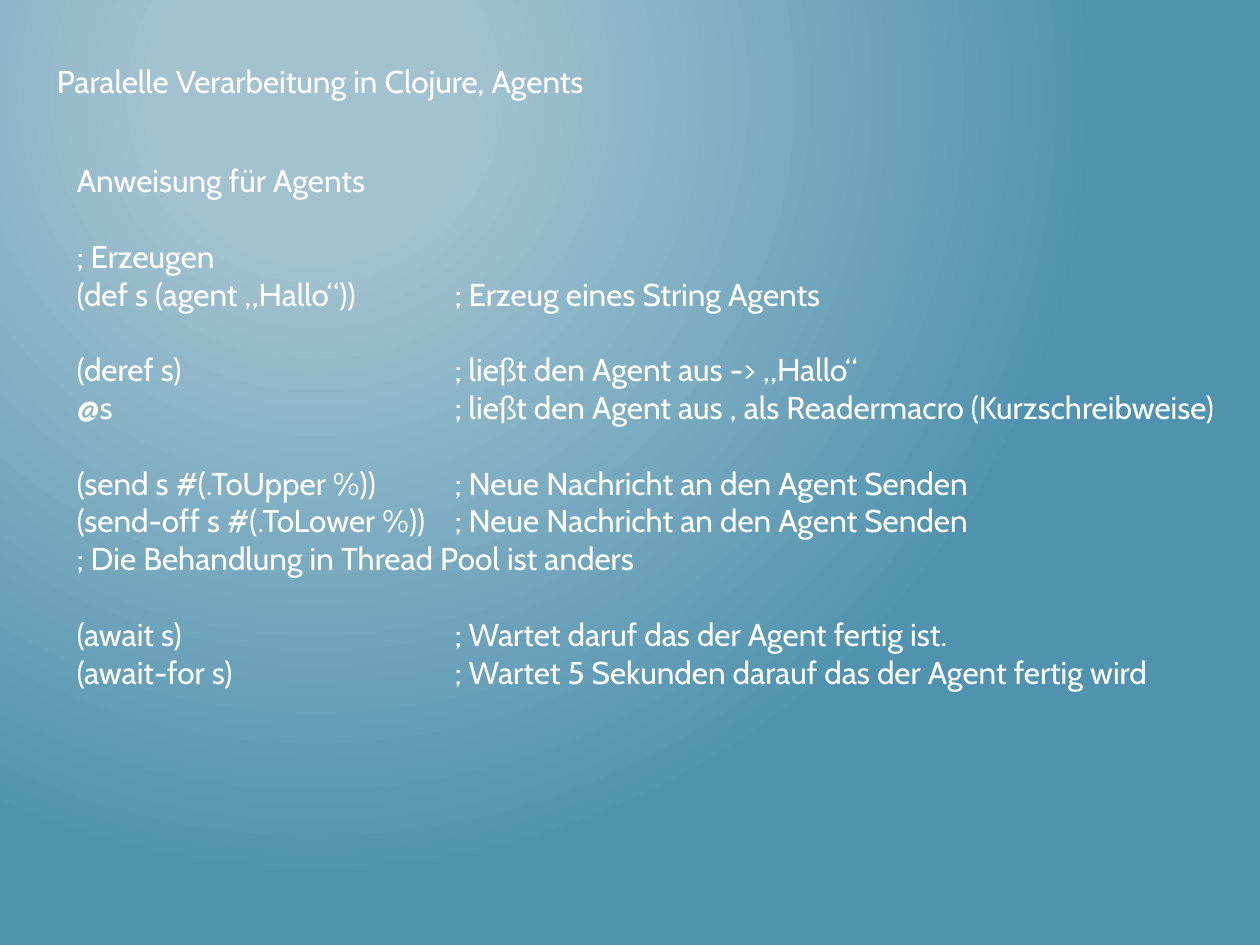
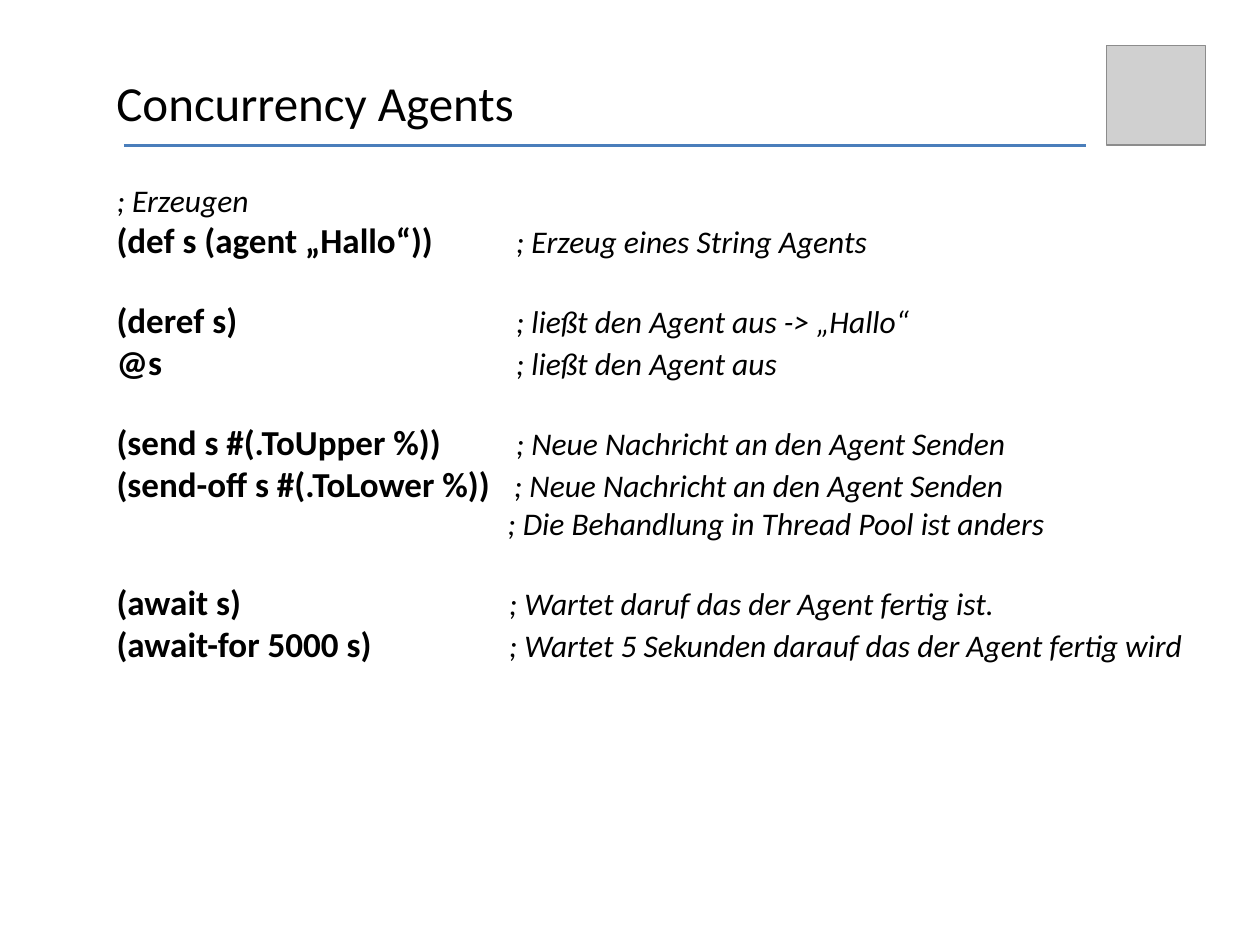
Before and after one commit to thomasschulte/ClojureUsergroupDemo, a slide deck: slide 24 of Clojure Vortrag .NET User Group.pptx (slide 30 before the commit). Drawn at 1260x945 pixels with LibreOffice and Linux fonts; fonts in the diff are those of the drawing; grey boxes stand for pictures. Boxes give left, top, right and bottom in pixels: in the first picture for what was removed or moved away, otherwise in the second. Text is boxed around its words. In the diff, an @@ line names an element or a change of style, - is before the commit and + after.

```diff
--- a/Clojure Vortrag .NET User Group.pptx
+++ b/Clojure Vortrag .NET User Group.pptx
@@ background gradient #A3C3D1 to #5194AF to #FFFFFF @@
@@ picture added at <box>1106,45,1206,145</box> @@
@@ text removed at <box>57,69,584,100</box> @@
-Paralelle Verarbeitung in Clojure, Agents
@@ text added at <box>116,89,514,130</box>, 28 pt, text #000000 @@
+Concurrency Agents
@@ line added from (123, 145) to (1086, 145), #4B7EBC 1.75 pt @@
@@ text at <box>77,168,365,199</box>: paragraph removed @@
-Anweisung für Agents
@@ text "; Erzeugen": place and size @@
-text "; Erzeugen" at <box>77,168,1214,691</box>
+text "; Erzeugen" at <box>117,191,1182,663</box>
@@ text at <box>117,191,1044,621</box>: font Cabin to Calibri, text colour #FFFFFF to #000000 in "; Erzeugen", "(def s (agent „Hallo“)) ; Erzeug eines ...", "(deref s) ; ließt den Agent aus ...", "(send s #(.ToUpper %)) ; Neue Nachricht ..." and 3 more places; italic on in "; Erzeugen", "; Erzeug eines String Agents", "; ließt den Agent aus -> „Hallo“", "; Neue Nachricht an den Agent Senden" and 3 more places; size 18 to 20 pt, bold on in "(def s (agent „Hallo“))", "(deref s)", "(send s #(.ToUpper %))", "(send-off s #(.ToLower %))" and 1 more places @@
@@ text at <box>531,353,777,381</box>: text changed; font Cabin to Calibri; text colour #FFFFFF to #000000; italic on @@
-@s ; ließt den Agent aus , als Readermacro (Kurzschreibweise)
+@s ; ließt den Agent aus
@@ text at <box>524,635,1182,663</box>: text changed; font Cabin to Calibri; text colour #FFFFFF to #000000; italic on @@
-(await-for s) ; Wartet 5 Sekunden darauf das der Agent fertig wird
+(await-for 5000 s) ; Wartet 5 Sekunden darauf das der Agent fertig wird
```
Also in this commit, not shown: 33 other slides changed, 5 slides added, 10 slides removed.
